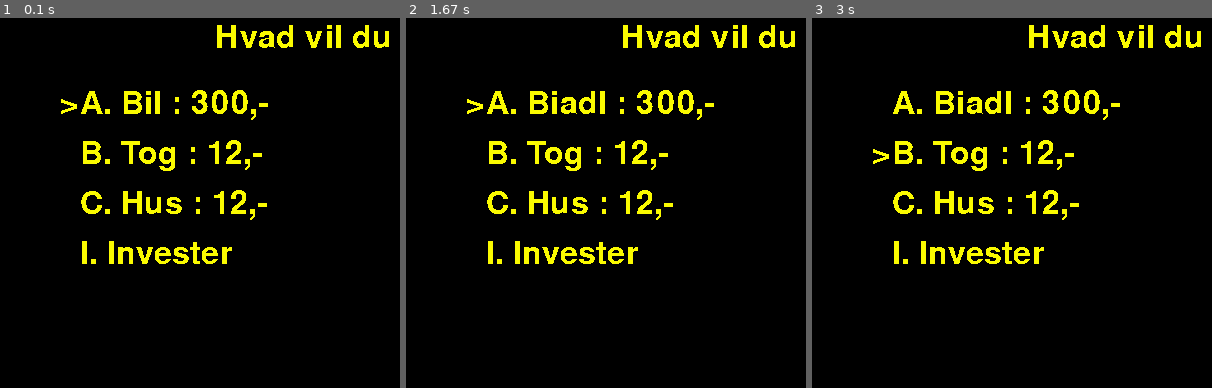
Above: before the commit, frames 1-3 (left to right).
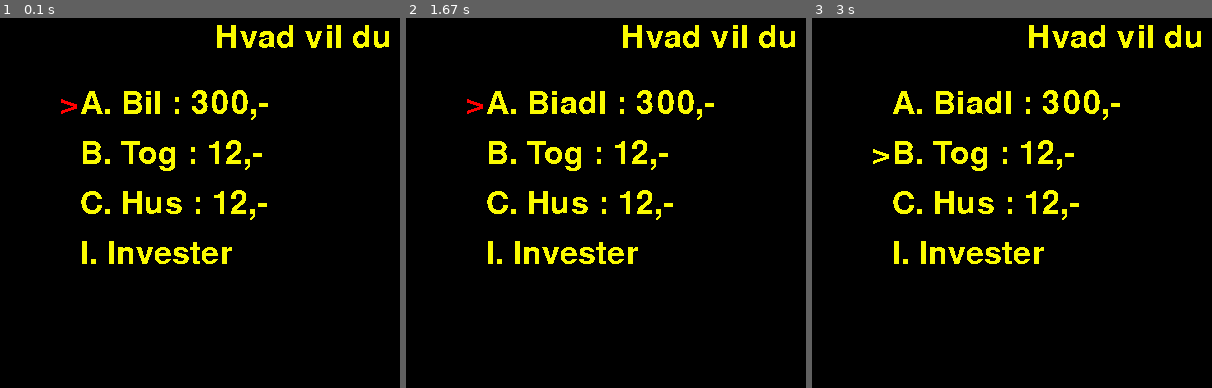
Above: after the commit, the same moments.

Repository: toke-dk/FIRE-game
Game: pygame game, started from main.py
The game is run twice, just before and just after one commit, with the same random seed, the same clock (stepped at 60 frames per second) and the same inputs.
Inputs:
- Up to frame 1 (0.1 s): no input
- Up to frame 2 (1.67 s): tap Enter at 0.33 s
- Up to frame 3 (3 s): tap B at 1.67 s
The pictures show only the part of the screen within x 0-50%, y 0-50%; the shares and areas given below are measured in that part.

The runs differ from the first frame. In frame 1, less than 0.1% of the frame differs, in the area x 15-20%, y 21-26%; in frame 2, less than 0.1%; in frame 3, nothing differs.

Commit message:
arrow colors red if not afford

Diff:
--- a/main.py
+++ b/main.py
@@ -181,10 +181,17 @@
         screen.blit(question_text, question_text_rect)
 
         # the arrow
+        if quiz_set["valgmuligheder"][arrow["number"]]["pris"] > penge:
+            arrow["color"] = (255, 0,0)
+        else:
+            arrow["color"] = (255, 255, 0)
+
         arrow_text = font.render(f">", False, arrow["color"])
         arrow_text_rect = arrow_text.get_rect()
         arrow_text_rect.topleft = (width // 10 - 20, height // 10 + 50 * (arrow["number"] + 1))
         screen.blit(arrow_text, arrow_text_rect)
+
+
 
         # prints the options
         pos = 0
@@ -218,6 +225,7 @@
                 arrow["number"] = 3
 
             if event.key == pygame.K_RETURN:
+                arrow["number"] = 0
                 if a_selected and penge > quiz_set["valgmuligheder"][0]["pris"]:
                     penge -= quiz_set["valgmuligheder"][0]["pris"]
                     inkomst += quiz_set["valgmuligheder"][0]["inkomststigning"]
